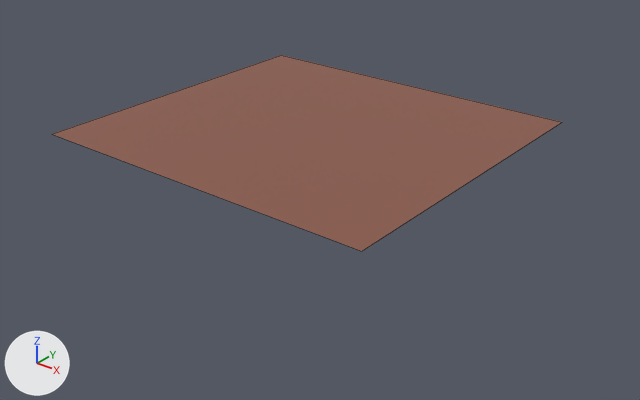
The Blender file Design-Files/Mechanics/blender/assembly.blend: old version first, new version second.
Both versions are drawn from a 50 mm lens placed at (613.0, -710.0, 408.0), pointed at (67.0, -27.0, -16.0). Arrows for +X, +Y and +Z are at lower left; the lights stay in place. Mesh edges are drawn as thin lines.

Before the edit, the objects in view are built like this:
```python
mat_ground = principled_material('Ground')
mat_ground.base_color = (0.261, 0.0996, 0.0658)  # brown #8c5949
me_plane_004 = bpy.data.meshes.new('Plane.004')
me_plane_004.from_pydata([(-2.38, -1.64, 0.0), (1.99, -1.64, 0.0), (-2.38, 2.34, 0.0), (1.99, 2.34, 0.0)], [], [(0, 1, 3, 2)])
me_plane_004.materials.append(mat_ground)  # brown #8c5949
ob_ground_for_rendering = bpy.data.objects.new('Ground-for-Rendering', me_plane_004)
ob_ground_for_rendering.location = (24.6, -1.0, 35.1)
ob_ground_for_rendering.scale = (100.0, 100.0, 1.0)
```
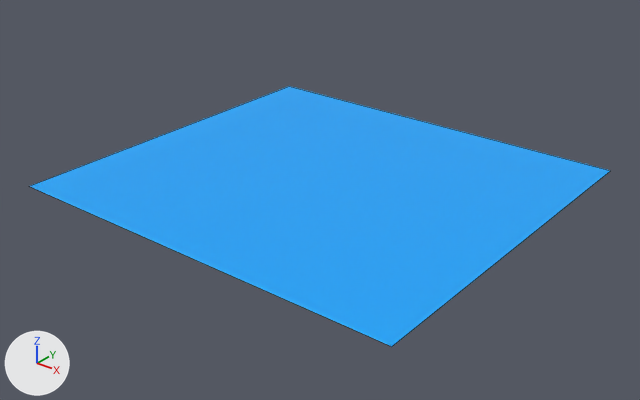
Changed parts and their boxes (x1, y1, x2, y2) in the pictures (640 x 400 px):
```json
{"object": "Ground-for-Rendering", "change": "recoloured, moved", "before": [53, 55, 562, 251], "after": [29, 86, 611, 346], "on screen": "brown to blue"}
```

Scene script edits in JSON lines:
```json
{"op": "set", "path": "mat_ground.base_color", "old": "(0.261, 0.0996, 0.0658)", "new": "(0.0000236, 0.391, 1.0)", "note": "brown #8c5949 -> blue #00a8ff"}
{"op": "set", "path": "ob_ground_for_rendering.location", "old": "(24.6, -1.0, 35.1)", "new": "(124.6, -101.0, 35.1)"}
```
